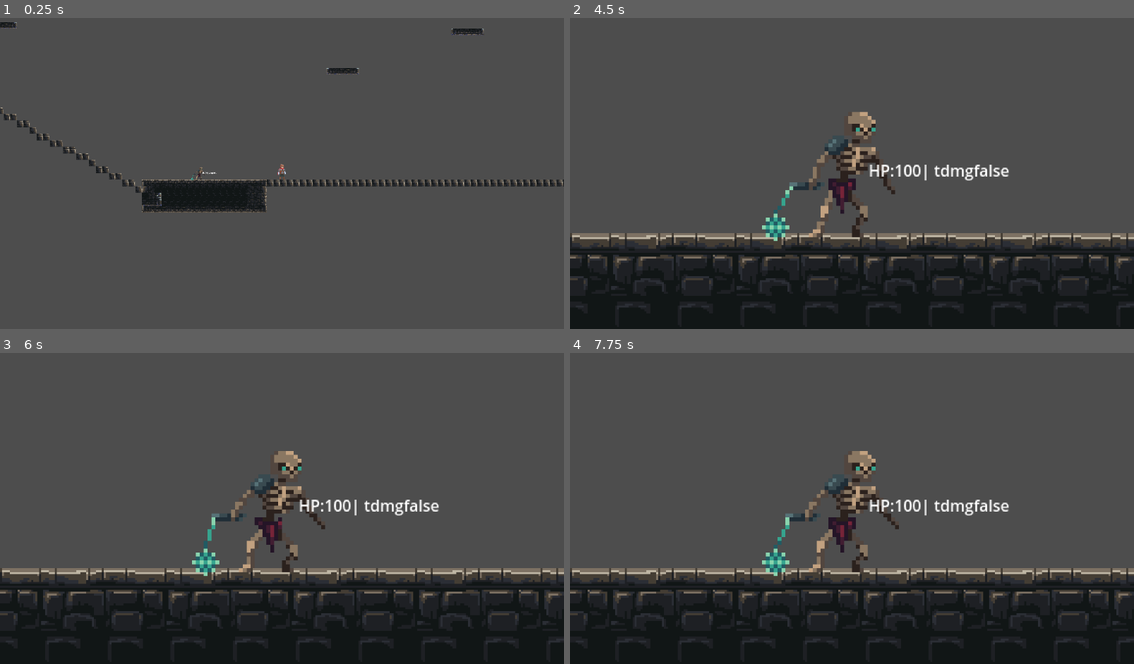
Above: before the commit, frames 1-4 (two rows, left to right).
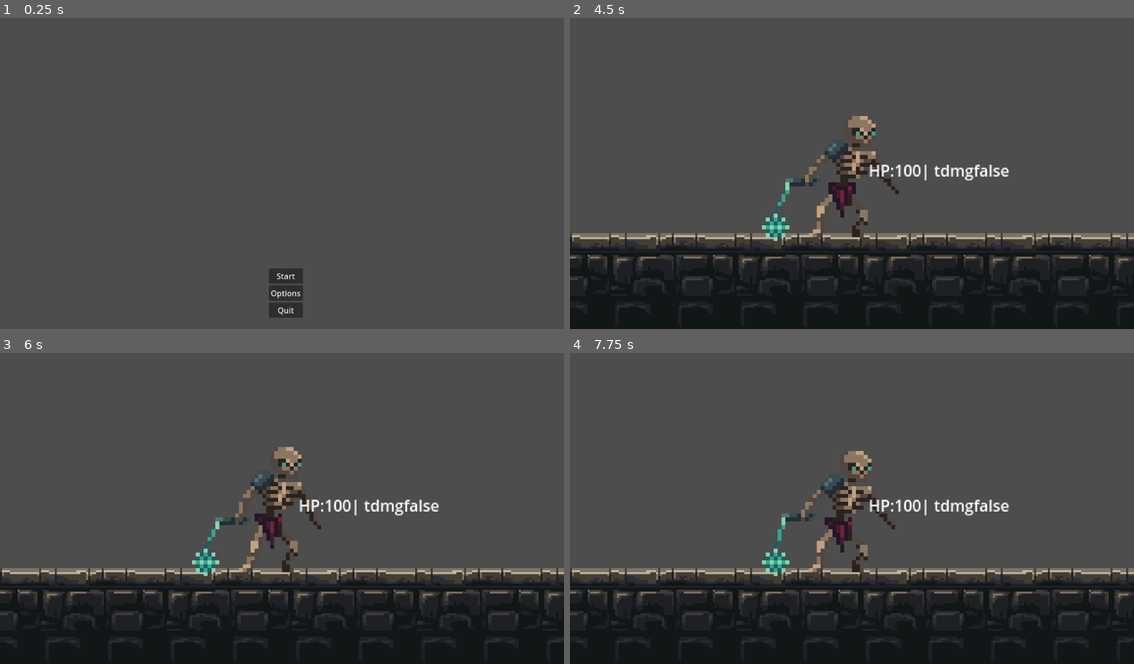
Above: after the commit, the same moments.

Repository: WerG0D/Tales-of-Sophie-build
Game: Godot game, scene res://menu.tscn
Two runs of this game, one before a commit and one after it. Both use one fixed random seed, a clock stepped at 60 frames per second and the inputs below. Before the commit the project starts from res://scenes/levels/tests.tscn.
Inputs (mouse positions are in pixels of both pictures, inside the frame that each line leads up to):
- Up to frame 1 (0.25 s): no input
- Up to frame 2 (4.5 s): click (857, 291) at 0.5 s, where only the run after the commit has a clickable "Options"; click (857, 276) at 1.25 s, where only the run after the commit has a clickable "Start"; tap Enter at 2 s; move the mouse to (840, 145) at 2.02 s; hold D (move_right) 2.03-3.53 s; tap E (e) at 2.1, 3.05, 3.8 s; tap Space (jump) at 2.27, 3.02 s; move the mouse to (648, 173) at 2.77 s; click (648, 173) at 2.85 s; move the mouse to (908, 101) at 3.52 s; hold A (move_left) 3.53-4.28 s; right-click (908, 101) at 3.6 s; move the mouse to (823, 232) at 4.27 s; hold D (move_right) from 4.28 s (still down); tap Z (attack) at 4.35 s
- Up to frame 3 (6 s): tap Space (jump) at 4.52, 5.27 s; tap E (e) at 4.55, 5.1, 5.85 s; move the mouse to (451, 552) at 5.02 s; move the mouse to (112, 458) at 5.77 s; release D (move_right) at 5.78 s; hold A (move_left) from 5.78 s (still down)
- Up to frame 4 (7.75 s): tap Space (jump) at 6.02, 7.52 s; move the mouse to (880, 505) at 6.52 s; release A (move_left) at 6.53 s; hold D (move_right) 6.53-7.28 s; click (880, 505) at 6.6 s; tap E (e) at 6.8, 7.55 s; move the mouse to (767, 427) at 7.27 s; hold A (move_left) from 7.28 s (still down); right-click (767, 427) at 7.35 s

The runs differ from the first frame. In frame 1, 4.7% of the frame differs, in the area x 0-100%, y 1-97%; in frame 2, 1.6%; in frame 3, 1.6%; in frame 4, 1.2%.

Commit message:
toma o menu, garota promiscua
fez o menu do ToS original entao tem q fazer desse aqui tbm
-xereca, davi

Diff:
--- /dev/null
+++ b/menu.gd
@@ -0,0 +1,18 @@
+extends Control
+
+
+# Called when the node enters the scene tree for the first time.
+func _ready():
+	pass # Replace with function body.
+
+
+func _on_StartButton_pressed():
+	get_tree().change_scene_to_file("res://scenes/levels/tests.tscn")
+
+
+func _on_OptionsButton_pressed():
+	pass
+
+
+func _on_QuitButton_pressed():
+	get_tree().quit()
--- /dev/null
+++ b/menu.tscn
@@ -0,0 +1,43 @@
+[gd_scene load_steps=2 format=3 uid="uid://cypyxqgymwhpq"]
+
+[ext_resource type="Script" path="res://menu.gd" id="1_scwcn"]
+
+[node name="menu" type="Control"]
+layout_mode = 3
+anchors_preset = 13
+anchor_left = 0.5
+anchor_right = 0.5
+anchor_bottom = 1.0
+grow_horizontal = 2
+grow_vertical = 2
+script = ExtResource("1_scwcn")
+
+[node name="VBoxContainer" type="VBoxContainer" parent="."]
+layout_mode = 1
+anchors_preset = 7
+anchor_left = 0.5
+anchor_top = 1.0
+anchor_right = 0.5
+anchor_bottom = 1.0
+offset_left = -27.0
+offset_top = -124.0
+offset_right = 43.0
+offset_bottom = -23.0
+grow_horizontal = 2
+grow_vertical = 0
+
+[node name="StartButton" type="Button" parent="VBoxContainer"]
+layout_mode = 2
+text = "Start"
+
+[node name="OptionsButton" type="Button" parent="VBoxContainer"]
+layout_mode = 2
+text = "Options"
+
+[node name="QuitButton" type="Button" parent="VBoxContainer"]
+layout_mode = 2
+text = "Quit"
+
+[connection signal="pressed" from="VBoxContainer/StartButton" to="." method="_on_StartButton_pressed"]
+[connection signal="pressed" from="VBoxContainer/OptionsButton" to="." method="_on_options_button_pressed"]
+[connection signal="pressed" from="VBoxContainer/QuitButton" to="." method="_on_QuitButton_pressed"]
--- a/project.godot
+++ b/project.godot
@@ -12,7 +12,7 @@
 
 config/name="TosGodot"
 config/version="0.1"
-run/main_scene="res://scenes/levels/tests.tscn"
+run/main_scene="res://menu.tscn"
 config/features=PackedStringArray("4.2", "Mobile")
 config/icon="res://icon.svg"
 
